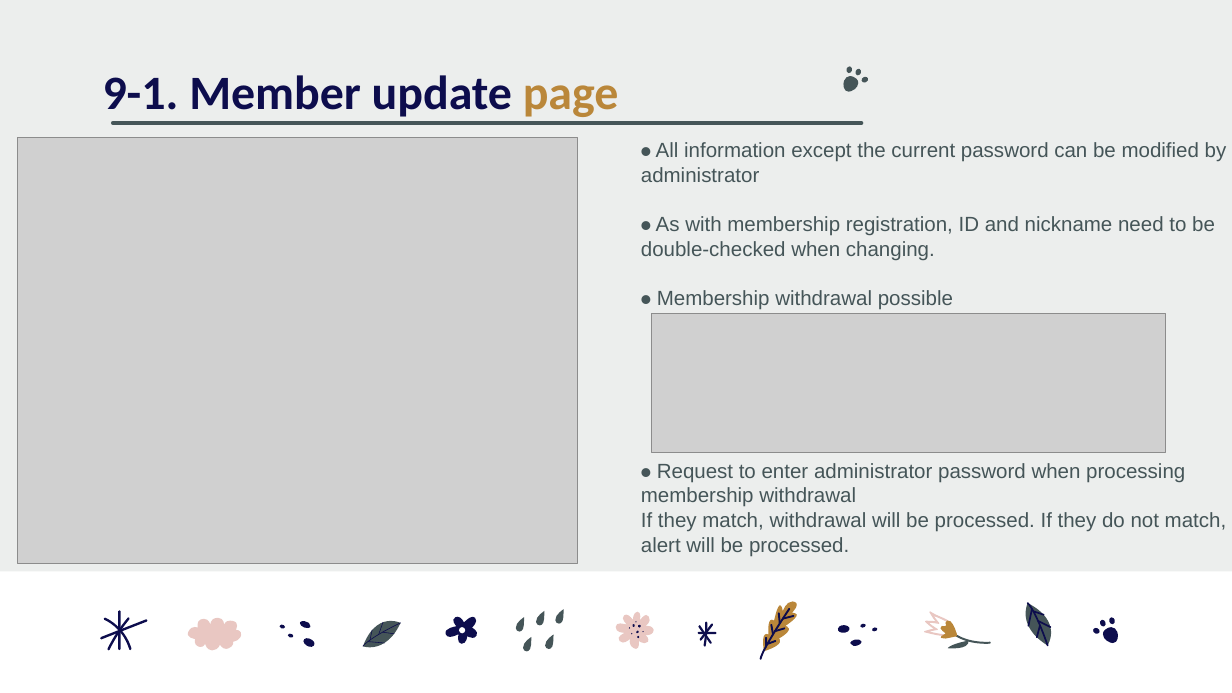
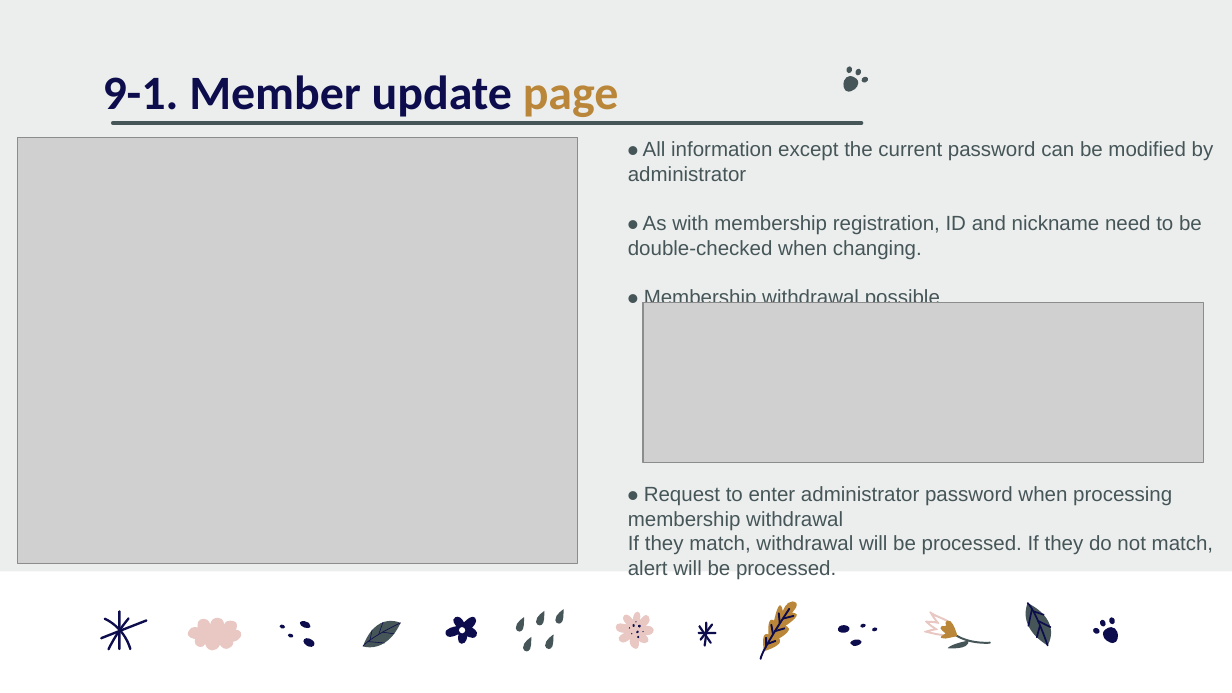
Before and after one commit to DevShineLee/FirstWebProject_dodo, a slide deck: slide 21 of (eng)YEAJIN's Project01.pptx. Drawn at 1232x693 pixels with LibreOffice and Linux fonts; fonts in the diff are those of the drawing; grey boxes stand for pictures. Boxes give left, top, right and bottom in pixels: in the first picture for what was removed or moved away, otherwise in the second. Text is boxed around its words. In the diff, an @@ line names an element or a change of style, - is before the commit and + after.

```diff
--- a/(eng)YEAJIN's Project01.pptx
+++ b/(eng)YEAJIN's Project01.pptx
@@ text "⦁ All information except the ..." rewrapped from (x1=641, y1=142, x2=1227, y2=557) to (x1=628, y1=141, x2=1214, y2=579) @@
@@ picture resized from (x1=652, y1=314, x2=1165, y2=452) to (x1=643, y1=303, x2=1204, y2=462) @@
```
Also in this commit, not shown: 4 other slides changed.
